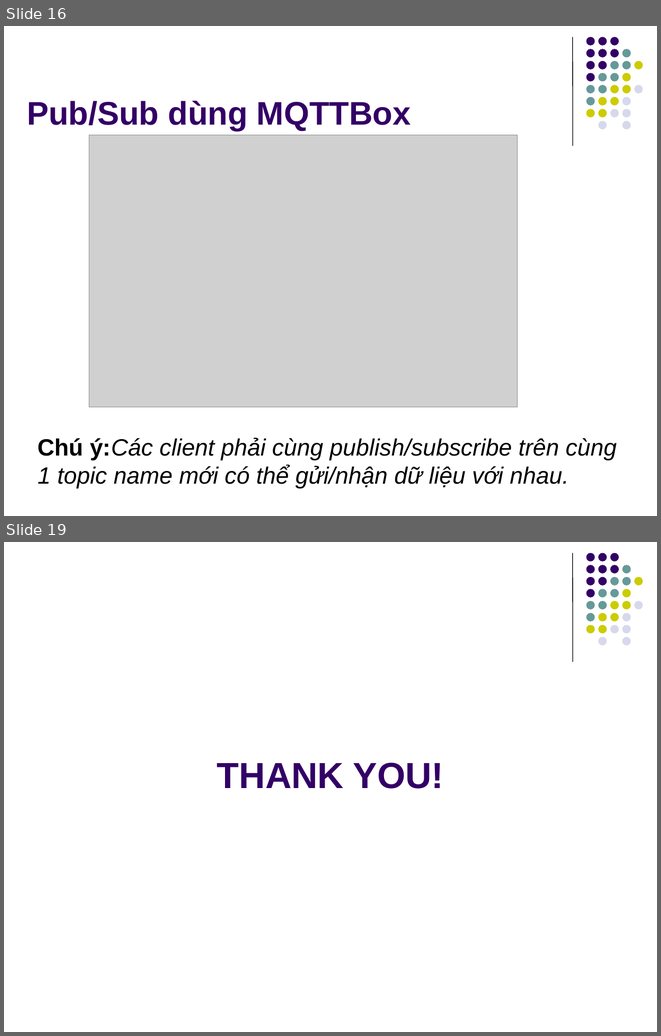
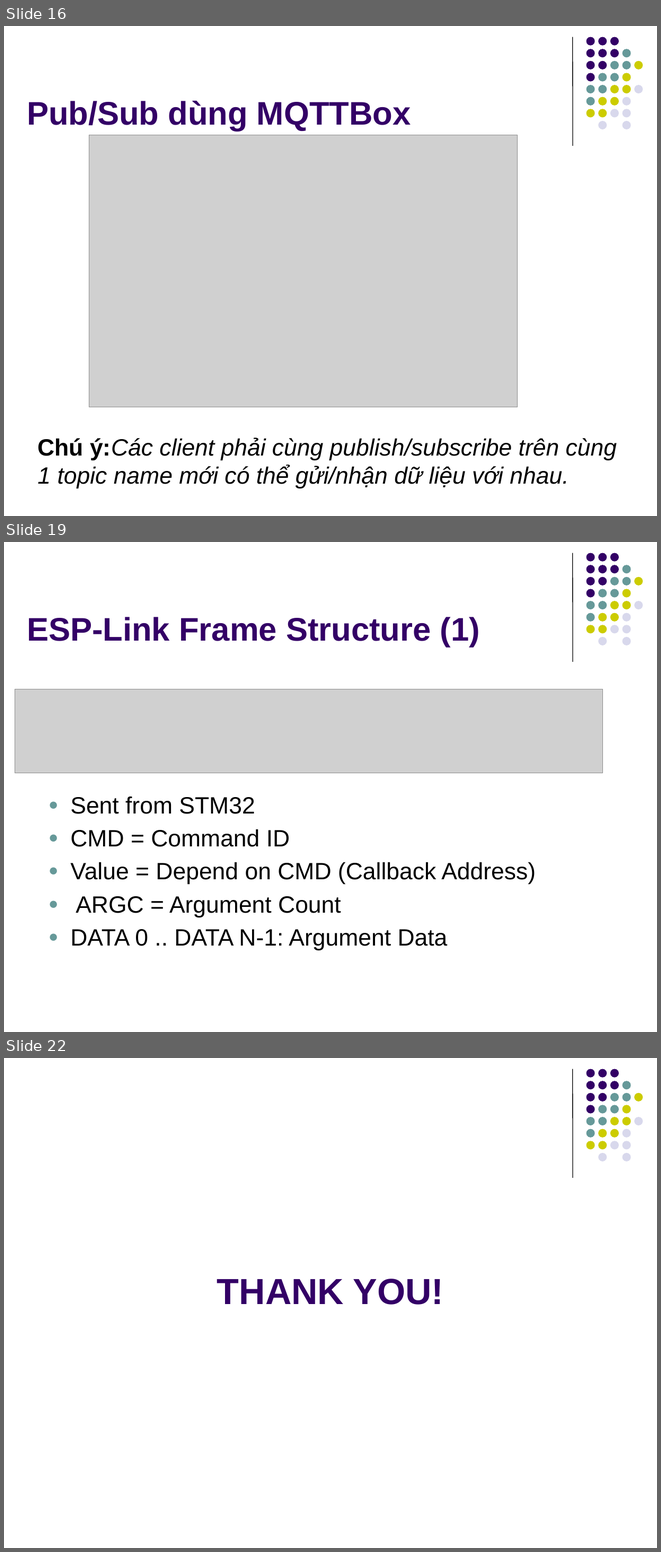
Before and after one commit to OneKiwiTech/stm32_iot_link, a slide deck: training-docs/slides/STM32 ESP-LINK FIRMWARE TRAINING.pptx. Shown one above the other, each under a label of ours: slides 16 and 19 before the commit, slides 16, 19 and 22 after it; the slides between them are not shown. The pictures are 661x1036 and 661x1552 pixels, drawn with LibreOffice and Linux fonts; fonts in the diff are those of the drawing; grey boxes stand for pictures. Boxes give left, top, right and bottom in pixels: in the first picture for what was removed or moved away, otherwise in the second. Text is boxed around its words. In the diff, an @@ line names an element or a change of style, - is before the commit and + after.

```diff
--- a/training-docs/slides/STM32 ESP-LINK FIRMWARE TRAINING.pptx
+++ b/training-docs/slides/STM32 ESP-LINK FIRMWARE TRAINING.pptx
@@ slide 19 added at (4, 542, 657, 1032), background #FFFFFF; not listed: 32 template elements that a slide beside it also shows @@
@@ title added at (27, 617, 480, 647), 36 pt, text #330066, bold @@
+ESP-Link Frame Structure (1)
@@ picture added at (15, 689, 603, 773) @@
@@ text added at (70, 796, 536, 950), 26 pt, text #000000 @@
+● Sent from STM32
+● CMD = Command ID
+● Value = Depend on CMD (Callback Address)
+● ARGC = Argument Count
+● DATA 0 .. DATA N-1: Argument Data
@@ what was slide 19 is now slide 22 @@
```
Also in this commit, not shown: 3 slides changed, 3 other slides added, 1 slide removed, 6 other files.
